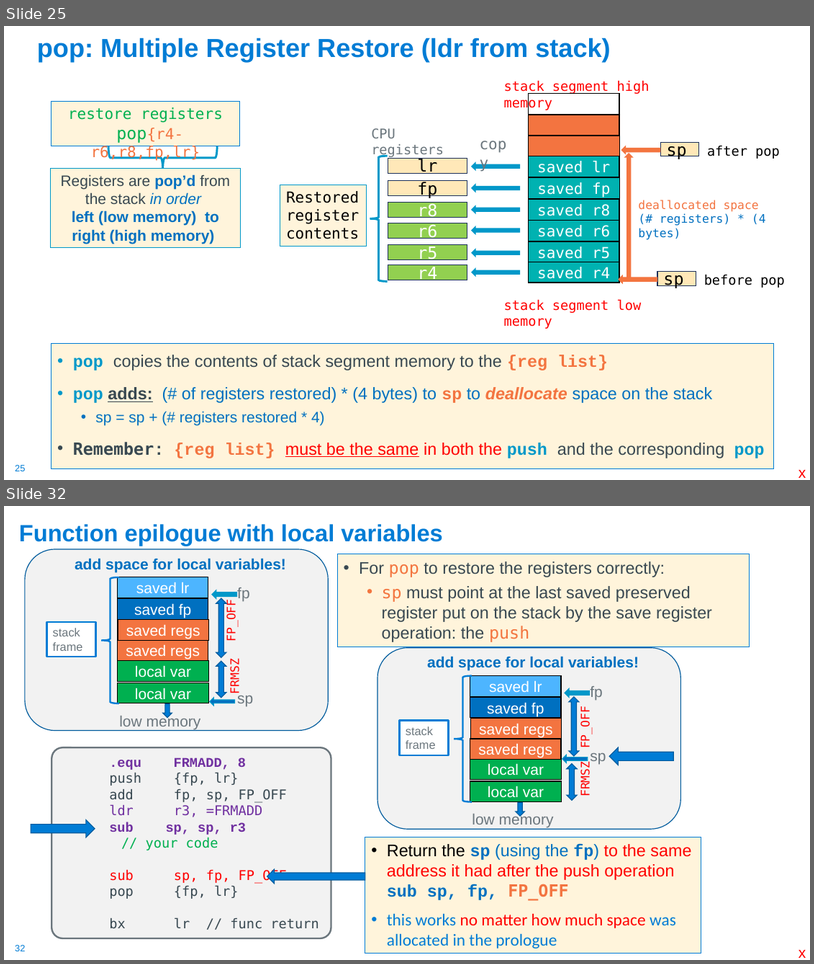
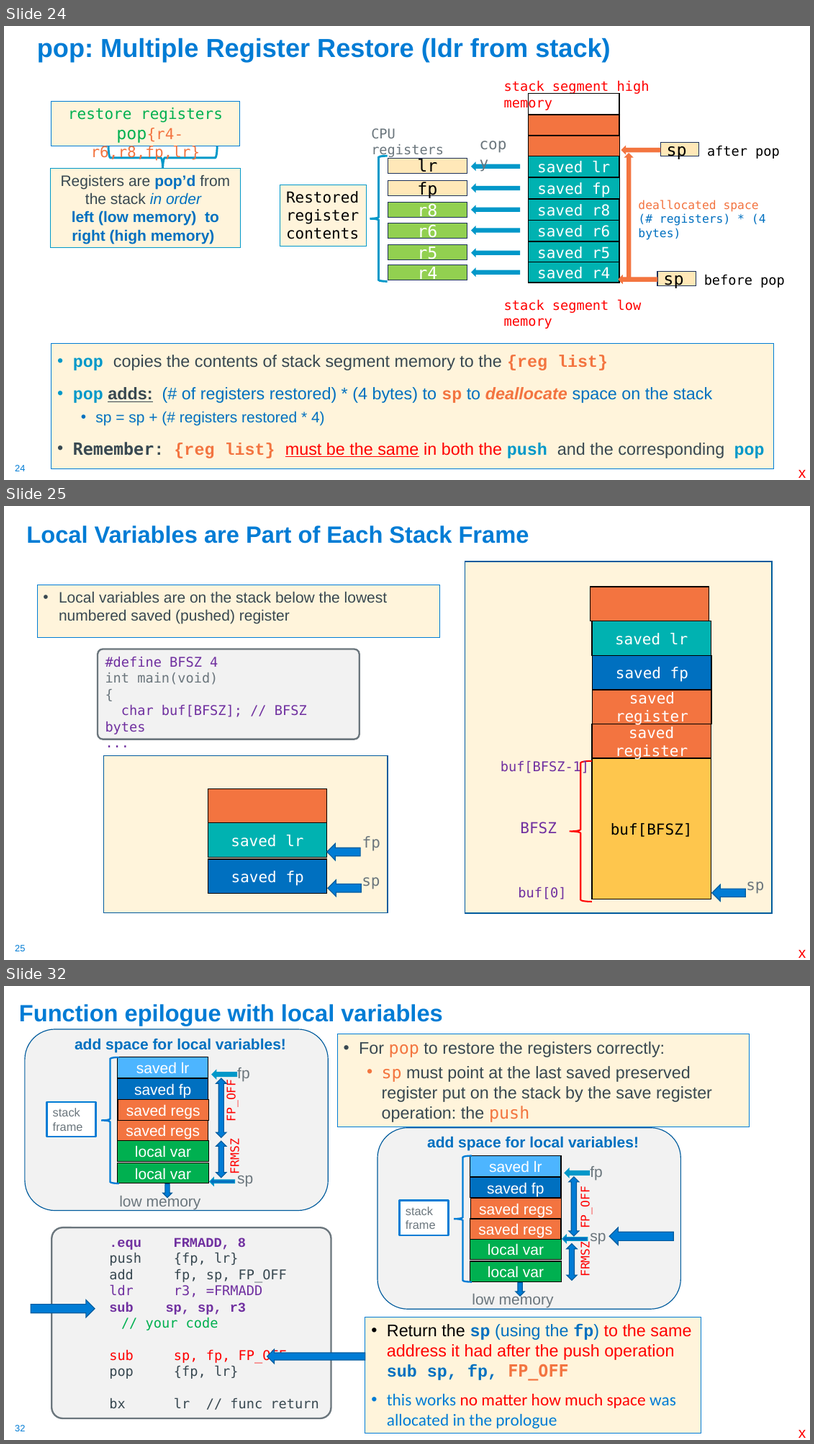
Before and after one commit to cse30-fa22/Muller_CSE30_Lecture_Slides, a slide deck: 09_Assm_Part4.pptx. Shown one above the other, each under a label of ours: slides 25 and 32 before the commit, slides 24, 25 and 32 after it; the slides between them are not shown. The pictures are 814x964 and 814x1444 pixels, drawn with LibreOffice and Linux fonts; fonts in the diff are those of the drawing. Boxes give left, top, right and bottom in pixels: in the first picture for what was removed or moved away, otherwise in the second. Text is boxed around its words. In the diff, an @@ line names an element or a change of style, - is before the commit and + after.

```diff
--- a/09_Assm_Part4.pptx
+++ b/09_Assm_Part4.pptx
@@ slide 25 added at (4,506,810,960), background #FFFFFF; not listed: 1 template element that a slide beside it also shows @@
@@ title added at (26,525,530,543), 28 pt, text #007CD5, bold @@
+Local Variables are Part of Each Stack Frame
@@ text added at (37,584,440,638), fill #FFF4DB, outline #007CD5 0.75 pt, 18 pt, text #384851 @@
+• Local variables are on the stack below the lowest numbered saved (pushed) register
@@ rounded rectangle added at (98,649,360,739), fill #F2F2F2, outline #6B767D 2 pt, 16 pt, text #7030A0 @@
+#define BFSZ 4
+int main(void)
+{
+char buf[BFSZ]; // BFSZ bytes
+...
@@ rectangle added at (593,690,712,724), fill #F37440, outline #000000 1 pt, 18 pt, text #FFFFFF @@
+saved register
@@ rectangle added at (593,723,712,758), fill #F37440, outline #000000 1 pt, 18 pt, text #FFFFFF @@
+saved register
@@ text added at (501,761,589,775), 16 pt, text #7030A0 @@
+buf[BFSZ-1]
@@ right brace added at (570,761,592,901), outline #FF0000 1.75 pt @@
@@ group added at (465,561,772,913): 5 rectangles, 1 text, 1 left arrow @@
+sp
+saved lr
+saved fp
+buf[BFSZ]
@@ text added at (520,821,557,834), 18 pt, text #7030A0 @@
+BFSZ
@@ group added at (104,755,388,913): 4 rectangles, 2 texts, 2 left arrows @@
+sp
+saved lr
+saved fp
+fp
@@ text added at (518,887,566,899), 16 pt, text #7030A0 @@
+buf[0]
@@ text added at (799,950,806,957), 18 pt, text #FF0000 @@
+x
@@ what was slide 25 is now slide 24 @@
@@ page number at (15,464,25,471): text changed @@
-25
+24
```
Also in this commit, not shown: 8 slides changed, 3 other slides added, 41 slides removed, 3 other files.
